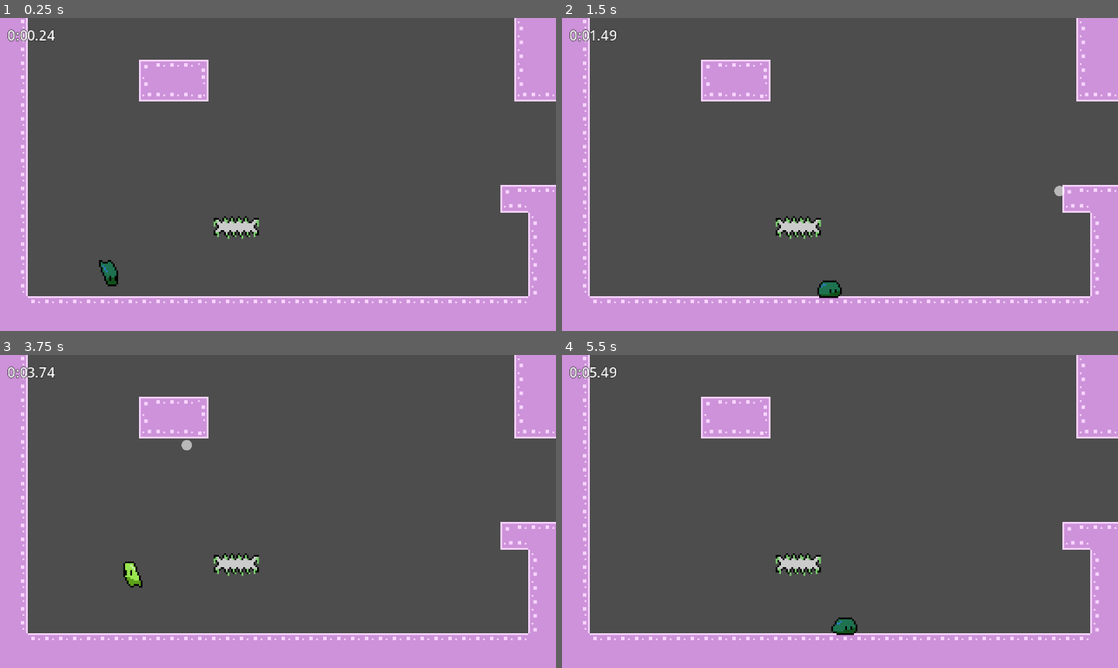
Above: before the commit, frames 1-4 (two rows, left to right).
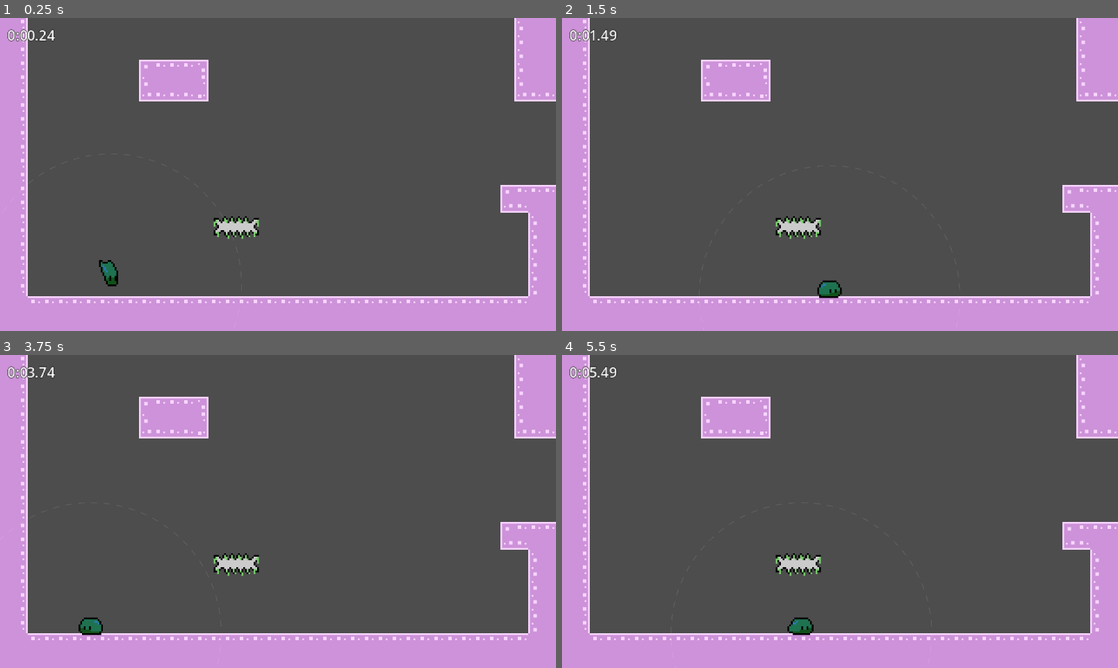
Above: after the commit, the same moments.

Repository: jordanguyent/slick_slime
Game: Godot game, scene res://scenes/levels/level_1.tscn
The game is run twice, just before and just after one commit, with the same random seed, the same clock (stepped at 60 frames per second) and the same inputs.
Inputs (mouse positions are in pixels of both pictures, inside the frame that each line leads up to):
- Up to frame 1 (0.25 s): no input
- Up to frame 2 (1.5 s): move the mouse to (812, 237) at 0.52 s; hold D (player_right) from 0.53 s (still down); click (812, 237) at 0.6 s; tap Space (player_jump) at 0.77 s; move the mouse to (1006, 221) at 1.27 s; click (1006, 221) at 1.35 s
- Up to frame 3 (3.75 s): tap Space (player_jump) at 1.52, 3.02 s; move the mouse to (111, 464) at 2.02 s; release D (player_right) at 2.03 s; hold A (player_left) from 2.03 s (still down); click (111, 464) at 2.1 s; move the mouse to (305, 511) at 2.77 s; click (305, 511) at 2.85 s; move the mouse to (194, 433) at 3.52 s; click (194, 433) at 3.6 s
- Up to frame 4 (5.5 s): tap Space (player_jump) at 3.77, 4.52 s; move the mouse to (962, 495) at 4.27 s; release A (player_left) at 4.28 s; hold D (player_right) from 4.28 s (still down); click (962, 495) at 4.35 s; move the mouse to (728, 527) at 5.02 s; click (728, 527) at 5.1 s

The runs differ from the first frame. In frame 2, less than 0.1% of the frame differs, in the area x 88-91%, y 53-57%; in frame 3, 0.5%, in the area x 14-35%, y 27-90%; in frame 4, 0.5%.

Commit message:
Add outline for grapple range

Diff:
--- a/entities/player/player.gd
+++ b/entities/player/player.gd
@@ -19,7 +19,7 @@
 
 @export_group("Grapple Settings")
 @export var GRAPPLE_SPEED: float = 250.0
-@export var GRAPPLE_RANGE: float = 150.0
+@export var GRAPPLE_RANGE: float = 75.0
 @export var GRAPPLE_COUNT_MAX: int =1
 @export var GRAPPLE_COUNT: int = 1:
 	set(value):
@@ -159,11 +159,19 @@
 
 
 func _draw() -> void:
-	# Reset the coordinate system so we draw in "World Space"
-	# This detaches the drawing from the player's jittery movement
+	# 1. Draw the Dotted Range Circle (Local Space)
+	var circle_color = Color(1, 1, 1, 0.1)
+	var line_width = 0.5
+	var dash_count = 64 # Total number of dots/dashes
+	var dash_length = TAU / (dash_count * 2) # Length of each dash in radians
+
+	for i in range(dash_count):
+		var start_angle = i * (TAU / dash_count)
+		var end_angle = start_angle + dash_length
+		draw_arc(Vector2.ZERO, GRAPPLE_RANGE, start_angle, end_angle, 4, circle_color, line_width)
+
+	# 2. Draw the Preview Point (World Space)
 	draw_set_transform(-global_position, 0, Vector2.ONE)
-
-	# Draw the Preview (when aiming)
 	if preview_point != null:
 		draw_circle(preview_point, 3.0, Color(1, 1, 1, 0.6))
 
--- a/entities/player/states/air_state.gd
+++ b/entities/player/states/air_state.gd
@@ -77,10 +77,11 @@
 				state_machine.transition_to("MoveState")
 
 func _handle_animation(dir_x: float) -> void:
-	if dir_x > 0:
-		player.animated_sprite.flip_h = false
-	elif dir_x < 0:
-		player.animated_sprite.flip_h = true
+	if player.is_on_wall():
+		var wall_normal = player.get_wall_normal()
+		player.animated_sprite.flip_h = (wall_normal.x < 0)
+	elif dir_x != 0:
+		player.animated_sprite.flip_h = (dir_x < 0)
 
 func _exit() -> void:
 	pass
--- a/entities/player/states/wall_state.gd
+++ b/entities/player/states/wall_state.gd
@@ -12,9 +12,9 @@
 		var wall_normal = player.get_wall_normal()
 
 		if wall_normal.x > 0:
-			player.animated_sprite.flip_h = false # Face Right
+			player.animated_sprite.flip_h = false # Look Right
 		elif wall_normal.x < 0:
-			player.animated_sprite.flip_h = true  # Face Left
+			player.animated_sprite.flip_h = true  # Look Left
 
 func physics_update(delta: float) -> void:
 	wall_timer -= delta
